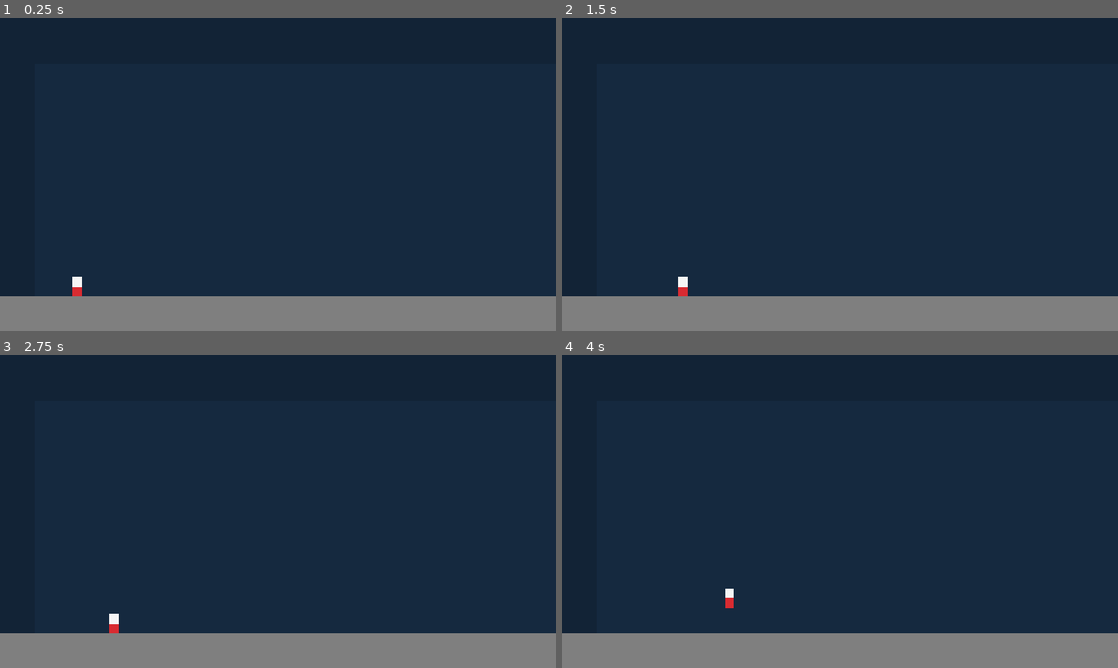
Above: before the commit, frames 1-4 (two rows, left to right).
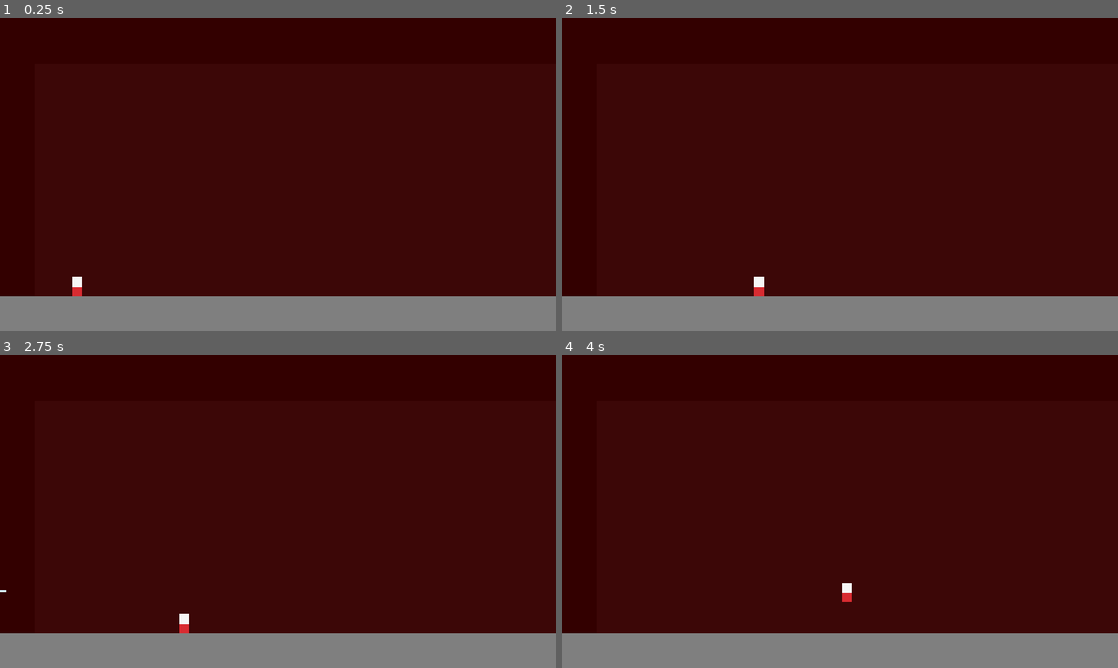
Above: after the commit, the same moments.

Repository: Olulan1/NQaB-agent-side
Game: Godot game, scene res://Main.tscn
The game is run twice, just before and just after one commit, with the same random seed, the same clock (stepped at 60 frames per second) and the same inputs.
Inputs:
- Up to frame 1 (0.25 s): no input
- Up to frame 2 (1.5 s): tap Enter at 0.5 s; hold Shift 0.53-1.28 s; hold D from 0.53 s (still down); tap Space at 0.77 s; tap Shift at 1.35 s
- Up to frame 3 (2.75 s): tap Space at 1.52 s; release D at 2.03 s; hold A from 2.03 s (still down); hold E from 2.03 s (still down); tap Shift at 2.3 s
- Up to frame 4 (4 s): release A at 2.78 s; release E at 2.78 s; hold D from 2.78 s (still down); tap Shift at 2.85 s; tap Space at 3.02, 3.77 s; hold Shift from 3.53 s (still down)

The runs differ from the first frame. In frame 1, 89% of the frame differs, in the area x 0-100%, y 0-89%; in frame 2, 89%; in frame 3, 89%; in frame 4, 89%.

Commit message:
u+cd-1st-ia

Diff:
--- /dev/null
+++ b/Floor1-1.tscn
@@ -0,0 +1,56 @@
+[gd_scene format=3 uid="uid://wus2qayr0lbg"]
+
+[ext_resource type="PackedScene" uid="uid://diwcowwmjsvlf" path="res://Player.tscn" id="1_player"]
+
+[sub_resource type="RectangleShape2D" id="1_floor_shape"]
+size = Vector2(1279.5, 72)
+
+[sub_resource type="RectangleShape2D" id="2_left_boundary_shape"]
+size = Vector2(32, 144)
+
+[sub_resource type="RectangleShape2D" id="3_right_boundary_shape"]
+size = Vector2(32, 144)
+
+[node name="Floor1-1" type="Node2D"]
+
+[node name="Backdrop" type="CanvasLayer" parent="."]
+layer = -1
+
+[node name="Background" type="ColorRect" parent="Backdrop"]
+offset_right = 1280.0
+offset_bottom = 720.0
+color = Color(0.0784314, 0.164706, 0.188235, 1)
+
+[node name="ScreenPanel" type="ColorRect" parent="Backdrop"]
+offset_top = 288.0
+offset_right = 1280.0
+offset_bottom = 432.0
+color = Color(0.494118, 0.878431, 0.882353, 1)
+
+[node name="FloorVisual" type="ColorRect" parent="Backdrop"]
+offset_top = 360.0
+offset_right = 2048.0
+offset_bottom = 432.0
+color = Color(0.498039, 0.498039, 0.498039, 1)
+
+[node name="Floor" type="StaticBody2D" parent="."]
+position = Vector2(1024, 420)
+
+[node name="CollisionShape2D" type="CollisionShape2D" parent="Floor"]
+position = Vector2(-383.75, 0)
+shape = SubResource("1_floor_shape")
+
+[node name="LeftBoundary" type="StaticBody2D" parent="."]
+position = Vector2(-16, 360)
+
+[node name="CollisionShape2D" type="CollisionShape2D" parent="LeftBoundary"]
+shape = SubResource("2_left_boundary_shape")
+
+[node name="RightBoundary" type="StaticBody2D" parent="."]
+position = Vector2(1296, 360)
+
+[node name="CollisionShape2D" type="CollisionShape2D" parent="RightBoundary"]
+shape = SubResource("3_right_boundary_shape")
+
+[node name="Player" parent="." instance=ExtResource("1_player")]
+position = Vector2(160, 364)
--- /dev/null
+++ b/Floor11.tscn
@@ -0,0 +1,59 @@
+[gd_scene format=3 uid="uid://fwxl16nm7e3d"]
+
+[ext_resource type="PackedScene" uid="uid://diwcowwmjsvlf" path="res://Player.tscn" id="1_player"]
+
+[sub_resource type="RectangleShape2D" id="1_floor_shape"]
+size = Vector2(1279.5, 72)
+
+[sub_resource type="RectangleShape2D" id="2_left_boundary_shape"]
+size = Vector2(32, 144)
+
+[sub_resource type="RectangleShape2D" id="3_right_boundary_shape"]
+size = Vector2(32, 144)
+
+[node name="Floor11" type="Node2D" unique_id=1626287435]
+
+[node name="Backdrop" type="CanvasLayer" parent="." unique_id=93570719]
+layer = -1
+
+[node name="Background" type="ColorRect" parent="Backdrop" unique_id=2141743174]
+offset_right = 1280.0
+offset_bottom = 720.0
+color = Color(0.0784314, 0.164706, 0.188235, 1)
+
+[node name="ScreenPanel" type="ColorRect" parent="Backdrop" unique_id=245886679]
+offset_top = 288.0
+offset_right = 1280.0
+offset_bottom = 432.0
+color = Color(0.494118, 0.878431, 0.882353, 1)
+
+[node name="FloorVisual" type="ColorRect" parent="Backdrop" unique_id=1675378985]
+offset_top = 360.0
+offset_right = 2048.0
+offset_bottom = 432.0
+color = Color(0.498039, 0.498039, 0.498039, 1)
+
+[node name="Floor" type="StaticBody2D" parent="." unique_id=654469635]
+position = Vector2(1024, 420)
+
+[node name="CollisionShape2D" type="CollisionShape2D" parent="Floor" unique_id=427714917]
+position = Vector2(-383.75, 0)
+shape = SubResource("1_floor_shape")
+
+[node name="LeftBoundary" type="StaticBody2D" parent="." unique_id=2039334735]
+position = Vector2(-16, 360)
+
+[node name="CollisionShape2D" type="CollisionShape2D" parent="LeftBoundary" unique_id=246602160]
+shape = SubResource("2_left_boundary_shape")
+
+[node name="RightBoundary" type="StaticBody2D" parent="." unique_id=9148558]
+position = Vector2(1296, 360)
+
+[node name="CollisionShape2D" type="CollisionShape2D" parent="RightBoundary" unique_id=273206426]
+shape = SubResource("3_right_boundary_shape")
+
+[node name="Player" parent="." unique_id=1248706813 instance=ExtResource("1_player")]
+position = Vector2(160, 364)
+
+[node name="Camera2D" type="Camera2D" parent="Player" unique_id=780999924]
+zoom = Vector2(1, 7.5)
--- /dev/null
+++ b/Intro01.gd
@@ -0,0 +1,9 @@
+extends Node2D
+
+@onready var player: CharacterBody2D = $Player
+@onready var right_spawn: Marker2D = $RightSpawn
+
+
+func _ready() -> void:
+	if SceneTransition.consume_pending_spawn_name() == "intro01_right":
+		player.global_position = right_spawn.global_position
--- a/Intro01.tscn
+++ b/Intro01.tscn
@@ -1,7 +1,8 @@
 [gd_scene format=3 uid="uid://bjsk12qb2gb0l"]
 
 [ext_resource type="PackedScene" uid="uid://diwcowwmjsvlf" path="res://Player.tscn" id="1_player"]
-[ext_resource type="Script" path="res://ScenePortal.gd" id="2_portal_script"]
+[ext_resource type="Script" uid="uid://1i8folt3x0w8" path="res://ScenePortal.gd" id="2_portal_script"]
+[ext_resource type="Script" path="res://Intro01.gd" id="3_intro01_script"]
 
 [sub_resource type="RectangleShape2D" id="1_floor_shape"]
 size = Vector2(1279.5, 72)
@@ -9,7 +10,11 @@
 [sub_resource type="RectangleShape2D" id="2_portal_shape"]
 size = Vector2(32, 72)
 
+[sub_resource type="RectangleShape2D" id="3_left_boundary_shape"]
+size = Vector2(32, 720)
+
 [node name="Intro01" type="Node2D" unique_id=1710646779]
+script = ExtResource("3_intro01_script")
 
 [node name="Backdrop" type="CanvasLayer" parent="." unique_id=863519553]
 layer = -1
@@ -17,20 +22,27 @@
 [node name="Background" type="ColorRect" parent="Backdrop" unique_id=1249804464]
 offset_right = 1280.0
 offset_bottom = 720.0
-color = Color(0.0705882, 0.137255, 0.211765, 1)
+color = Color(0.2, 0.0, 0.0, 1)
 
 [node name="UpperGlow" type="ColorRect" parent="Backdrop" unique_id=936115880]
 offset_left = 72.0
 offset_top = 96.0
 offset_right = 1208.0
 offset_bottom = 576.0
-color = Color(0.109804, 0.223529, 0.337255, 0.3)
+color = Color(0.313725, 0.0980392, 0.0980392, 0.3)
 
 [node name="FloorVisual" type="ColorRect" parent="Backdrop" unique_id=861283913]
 offset_top = 576.0
 offset_right = 2048.0
 offset_bottom = 648.0
 color = Color(0.498039, 0.498039, 0.498039, 1)
+
+[node name="PortalVisual" type="ColorRect" parent="Backdrop" unique_id=285574040]
+offset_left = 1200.0
+offset_top = 520.0
+offset_right = 1232.0
+offset_bottom = 576.0
+color = Color(0.219608, 0.439216, 0.654902, 0.7)
 
 [node name="Floor" type="StaticBody2D" parent="." unique_id=1258947198]
 position = Vector2(1024, 612)
@@ -42,17 +54,19 @@
 [node name="Player" parent="." unique_id=1713921933 instance=ExtResource("1_player")]
 position = Vector2(160, 556)
 
-[node name="ExitPortal" type="Area2D" parent="."]
+[node name="RightSpawn" type="Marker2D" parent="." unique_id=2106397712]
+position = Vector2(1120, 556)
+
+[node name="ExitPortal" type="Area2D" parent="." unique_id=1398987573]
 position = Vector2(1216, 556)
 script = ExtResource("2_portal_script")
 target_scene_path = "res://Intro02.tscn"
 
-[node name="CollisionShape2D" type="CollisionShape2D" parent="ExitPortal"]
+[node name="CollisionShape2D" type="CollisionShape2D" parent="ExitPortal" unique_id=1652989034]
 shape = SubResource("2_portal_shape")
 
-[node name="PortalVisual" type="ColorRect" parent="Backdrop"]
-offset_left = 1200.0
-offset_top = 520.0
-offset_right = 1232.0
-offset_bottom = 576.0
-color = Color(0.219608, 0.439216, 0.654902, 0.7)
+[node name="LeftBoundary" type="StaticBody2D" parent="." unique_id=2106397710]
+position = Vector2(-16, 288)
+
+[node name="CollisionShape2D" type="CollisionShape2D" parent="LeftBoundary" unique_id=2106397711]
+shape = SubResource("3_left_boundary_shape")
--- a/Intro02.tscn
+++ b/Intro02.tscn
@@ -1,55 +1,101 @@
-[gd_scene format=3 uid="uid://k0f2z5r9p7s2a"]
+[gd_scene format=3 uid="uid://damct1xrls2jq"]
 
-[ext_resource type="PackedScene" path="res://Player.tscn" id="1_player"]
+[ext_resource type="PackedScene" uid="uid://diwcowwmjsvlf" path="res://Player.tscn" id="1_player"]
+[ext_resource type="Script" uid="uid://1i8folt3x0w8" path="res://ScenePortal.gd" id="2_portal_script"]
 
 [sub_resource type="RectangleShape2D" id="1_floor_shape"]
-size = Vector2(1279.5, 72)
+size = Vector2(1472, 72)
 
-[sub_resource type="RectangleShape2D" id="2_barrier_shape"]
-size = Vector2(32, 48)
+[sub_resource type="RectangleShape2D" id="RectangleShape2D_2vb1t"]
+size = Vector2(64, 130)
 
-[node name="Intro02" type="Node2D"]
+[sub_resource type="RectangleShape2D" id="3_right_boundary_shape"]
+size = Vector2(32, 572)
 
-[node name="Backdrop" type="CanvasLayer" parent="."]
+[node name="Intro02" type="Node2D" unique_id=1067762781]
+
+[node name="Backdrop" type="CanvasLayer" parent="." unique_id=624274905]
 layer = -1
 
-[node name="Background" type="ColorRect" parent="Backdrop"]
+[node name="Background" type="ColorRect" parent="Backdrop" unique_id=1775833851]
 offset_right = 1280.0
 offset_bottom = 720.0
-color = Color(0.0705882, 0.137255, 0.211765, 1)
+color = Color(0.2, 0, 0, 1)
 
-[node name="UpperGlow" type="ColorRect" parent="Backdrop"]
+[node name="UpperGlow" type="ColorRect" parent="Backdrop" unique_id=1120577197]
 offset_left = 72.0
 offset_top = 96.0
 offset_right = 1208.0
 offset_bottom = 576.0
-color = Color(0.109804, 0.223529, 0.337255, 0.3)
+color = Color(0.313725, 0.0980392, 0.0980392, 0.3)
 
-[node name="FloorVisual" type="ColorRect" parent="Backdrop"]
+[node name="FloorVisual" type="ColorRect" parent="Backdrop" unique_id=2045417099]
 offset_top = 576.0
 offset_right = 2048.0
 offset_bottom = 648.0
 color = Color(0.498039, 0.498039, 0.498039, 1)
 
-[node name="BarrierVisual" type="ColorRect" parent="Backdrop"]
-offset_left = 816.0
-offset_top = 528.0
-offset_right = 848.0
-offset_bottom = 576.0
+[node name="BarrierVisual" type="ColorRect" parent="Backdrop" unique_id=630670589]
+offset_left = 512.00006
+offset_right = 515.3551
+offset_bottom = 447.5022
+scale = Vector2(76.30287, 1.2871445)
 color = Color(0.388235, 0.388235, 0.388235, 1)
 
-[node name="Floor" type="StaticBody2D" parent="."]
+[node name="Floor" type="StaticBody2D" parent="." unique_id=1593926073]
 position = Vector2(1024, 612)
 
-[node name="CollisionShape2D" type="CollisionShape2D" parent="Floor"]
-position = Vector2(-383.75, 0)
+[node name="CollisionShape2D" type="CollisionShape2D" parent="Floor" unique_id=2146852389]
+position = Vector2(-480, 0)
 shape = SubResource("1_floor_shape")
 
-[node name="Barrier" type="StaticBody2D" parent="."]
+[node name="Barrier" type="StaticBody2D" parent="." unique_id=1198197902]
 position = Vector2(832, 552)
 
-[node name="CollisionShape2D" type="CollisionShape2D" parent="Barrier"]
-shape = SubResource("2_barrier_shape")
+[node name="Player" parent="." unique_id=1804852992 instance=ExtResource("1_player")]
+position = Vector2(160, 556)
 
-[node name="Player" parent="." instance=ExtResource("1_player")]
-position = Vector2(160, 556)
+[node name="ReturnPortal" type="Area2D" parent="." unique_id=1708558279]
+position = Vector2(64, 288)
+script = ExtResource("2_portal_script")
+target_scene_path = "res://Intro01.tscn"
+target_spawn_name = "intro01_right"
+
+[node name="CollisionShape2D" type="CollisionShape2D" parent="ReturnPortal" unique_id=1708558280]
+position = Vector2(-96, 224)
+shape = SubResource("RectangleShape2D_2vb1t")
+
+[node name="LeftBoundary" type="StaticBody2D" parent="." unique_id=1708558281]
+position = Vector2(-16, 288)
+
+[node name="CollisionShape2D" type="CollisionShape2D" parent="LeftBoundary" unique_id=1708558282]
+position = Vector2(-64, -2)
+shape = SubResource("3_right_boundary_shape")
+
+[node name="ReturnPortalVisual" type="ColorRect" parent="." unique_id=164468693]
+offset_left = -64.0
+offset_top = 448.0
+offset_bottom = 576.0
+color = Color(0.219608, 0.439216, 0.654902, 0.7)
+
+[node name="TowerPortal" type="Area2D" parent="." unique_id=1708558283]
+position = Vector2(512, 288)
+script = ExtResource("2_portal_script")
+target_scene_path = "res://Floor1-1.tscn"
+
+[node name="CollisionShape2D" type="CollisionShape2D" parent="TowerPortal" unique_id=1708558284]
+position = Vector2(96, 224)
+shape = SubResource("RectangleShape2D_2vb1t")
+
+[node name="RightBoundary" type="StaticBody2D" parent="." unique_id=1708558285]
+position = Vector2(1296, 288)
+
+[node name="CollisionShape2D" type="CollisionShape2D" parent="RightBoundary" unique_id=1708558286]
+shape = SubResource("3_right_boundary_shape")
+
+[node name="TowerPortalVisual" type="ColorRect" parent="." unique_id=1708558287]
+offset_left = 576.0
+offset_top = 448.0
+offset_right = 640.0
+offset_bottom = 576.0
+color = Color(0, 0, 0, 0.7019608)
--- a/Player.gd
+++ b/Player.gd
@@ -2,7 +2,8 @@
 
 @export var speed: float = 96.0
 @export var crouch_speed: float = 64.0
-@export var jump_velocity: float = -360.0
+@export var jump_velocity: float = -416.0
+@export var sprint_multiplier: float = 3.0
 @export var gravity: float = 1200.0
 @export var projectile_scene: PackedScene = preload("res://Projectile.tscn")
 @export var projectile_spawn_offset: Vector2 = Vector2(18.0, -8.0)
@@ -44,6 +45,8 @@
 	jump_was_held = jump_held
 
 	var move_speed := crouch_speed if crouching else speed
+	if Input.is_key_pressed(KEY_SHIFT):
+		move_speed *= sprint_multiplier
 	velocity.x = horizontal * move_speed
 
 	var fire_held := Input.is_physical_key_pressed(KEY_E)
--- a/ScenePortal.gd
+++ b/ScenePortal.gd
@@ -1,6 +1,7 @@
 extends Area2D
 
 @export_file("*.tscn") var target_scene_path: String = ""
+@export var target_spawn_name: String = ""
 
 var _transitioning: bool = false
 
@@ -16,4 +17,5 @@
 		return
 
 	_transitioning = true
+	SceneTransition.set_pending_spawn_name(target_spawn_name)
 	get_tree().call_deferred("change_scene_to_file", target_scene_path)
--- /dev/null
+++ b/SceneTransition.gd
@@ -0,0 +1,13 @@
+extends Node
+
+var pending_spawn_name: String = ""
+
+
+func set_pending_spawn_name(spawn_name: String) -> void:
+	pending_spawn_name = spawn_name
+
+
+func consume_pending_spawn_name() -> String:
+	var spawn_name := pending_spawn_name
+	pending_spawn_name = ""
+	return spawn_name
--- a/project.godot
+++ b/project.godot
@@ -15,6 +15,10 @@
 config/features=PackedStringArray("4.7", "GL Compatibility")
 config/icon="res://icon.svg"
 
+[autoload]
+
+SceneTransition="*res://SceneTransition.gd"
+
 [display]
 
 window/stretch/mode="canvas_items"
Not shown: 1 places in Intro00.tscn that only renumber resources
Not shown, added: Intro01.gd.uid
Not shown, added: SceneTransition.gd.uid
Not shown, added: dev-thoughts/NQaB direct input 2.md
